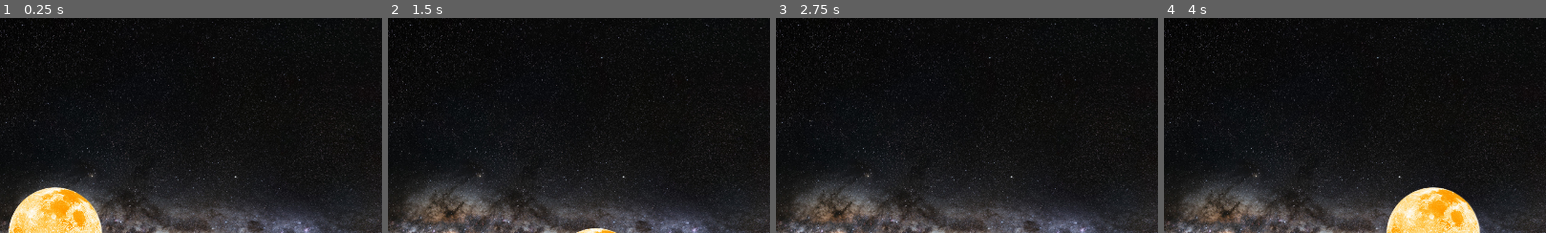
Above: before the commit, frames 1-4 (left to right).
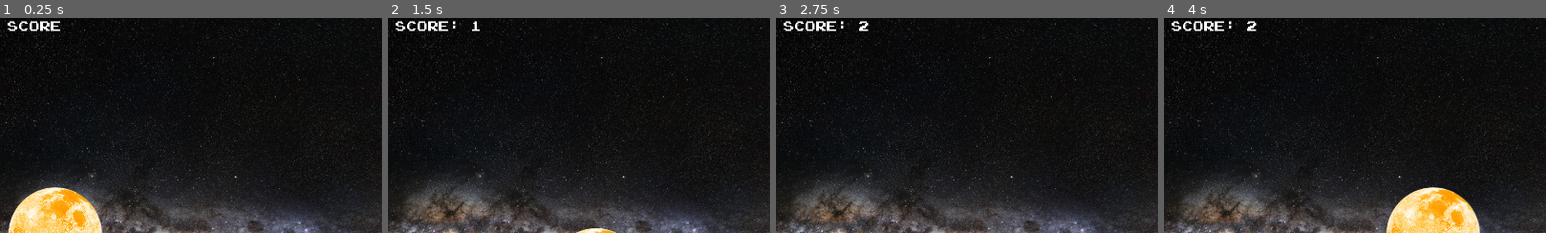
Above: after the commit, the same moments.

Repository: PushingPolygons/moonchomper-RosemaryKoshy
Game: Godot game, scene res://level/level.tscn
The game is run twice, just before and just after one commit, with the same random seed, the same clock (stepped at 60 frames per second) and the same inputs.
Inputs (mouse positions are % of the whole screen's width and height, from its top left):
- Up to frame 1 (0.25 s): no input
- Up to frame 2 (1.5 s): move the mouse to (99, 50) at 0.52 s; press the mouse at (99, 50) at 0.53 s; hold Right (ui_right) 0.53-1.28 s; right-click (99, 50) at 0.8 s; move the mouse to (5, 50) at 1.27 s; release the mouse at (5, 50) at 1.28 s; hold Down (ui_down) from 1.28 s (still down); right-click (5, 50) at 1.35 s
- Up to frame 3 (2.75 s): click (5, 50) at 1.55 s; move the mouse to (60, 28) at 2.02 s; release Down (ui_down) at 2.03 s; press the mouse at (60, 28) at 2.03 s; hold Right (ui_right) from 2.03 s (still down); right-click (60, 28) at 2.3 s
- Up to frame 4 (4 s): move the mouse to (45, 70) at 2.77 s; release Right (ui_right) at 2.78 s; release the mouse at (45, 70) at 2.78 s; hold Up (ui_up) 2.78-3.53 s; right-click (45, 70) at 2.85 s; click (45, 70) at 3.05 s; move the mouse to (80, 65) at 3.52 s; press the mouse at (80, 65) at 3.53 s; hold Left (ui_left) from 3.53 s (still down); right-click (80, 65) at 3.8 s
The pictures show only the part of the screen within x 43-93%, y 0-50%; the shares and areas given below are measured in that part.

The runs differ from the first frame. In frame 1, 0.4% of the frame differs, in the area x 2-16%, y 1-7%; in frame 2, 0.5%; in frame 3, 0.5%, in the area x 2-25%, y 1-7%; in frame 4, 0.5%.

Commit message:
add joystix monospace TrueType Font

Diff:
--- a/code/chomper/assets/chomper.gd
+++ b/code/chomper/assets/chomper.gd
@@ -29,17 +29,18 @@
 	self._moon = moon
 
 # Called every frame. delta_t is the time since the previous frame
-func _process(delta_t: float) -> void:
+func _process(delta_t: float):
 	# self.position += Vector2(48, 27) * delta_t
 	self.look_at(_moon.position)
 	self.translate(speed * delta_t * self.position.direction_to(_moon.position))
 
-func _on_Area2D_input_event(_viewport: Node, event: InputEvent, _shape_idx: int) -> void:
+func _on_Area2D_input_event(_viewport: Node, event: InputEvent, _shape_idx: int):
 	# TODO: health packs
 	if event.is_action_pressed("left_click"):
 		self.health -= 1
 		update_texture()
 		if self.health <= 0:
+			get_tree().get_root().get_node("Level/Menu").update_score(1)
 			self.queue_free() # Destroy chomper.
 			get_parent().destroy_chomper(1)
 			if get_parent().chomper_count < 1:
@@ -48,7 +49,7 @@
 		self.speed /= 2.0
 		update_texture()
 
-func update_texture() -> void:
+func update_texture():
 	var relative_speed: float = round(speed / defaultspeed) - 1
 	if relative_speed < 0:
 		relative_speed = 0
--- /dev/null
+++ b/code/menu/assets/joystix.tres
@@ -0,0 +1,7 @@
+[gd_resource type="DynamicFont" load_steps=2 format=2]
+
+[ext_resource path="res://menu/assets/joystix.monospace.ttf" type="DynamicFontData" id=1]
+
+[resource]
+size = 32
+font_data = ExtResource( 1 )
--- a/code/menu/assets/menu.gd
+++ b/code/menu/assets/menu.gd
@@ -1,11 +1,15 @@
 extends Control
 class_name Menu
 
+var level: Node = null
 var score: int = 0
 
 # Called when the menu enters the scene
 func _ready():
-	self.hide()
+	$Panel.hide()
+
+func initialize(level_node: Node):
+	self.level = level_node
 
 func _on_Resume_button_down():
 	toggle_pause()
@@ -23,10 +27,10 @@
 func toggle_pause():
 	get_tree().paused = !get_tree().paused
 	if get_tree().paused:
-		self.show()
+		$Panel.show()
 	else:
-		self.hide()
+		$Panel.hide()
 
 func update_score(delta_s):
 	score += delta_s
-	$Score.text = str(score)
+	$Score.text = "score: " + str(score)
--- a/code/menu/menu.tscn
+++ b/code/menu/menu.tscn
@@ -1,25 +1,28 @@
-[gd_scene load_steps=5 format=2]
+[gd_scene load_steps=6 format=2]
 
 [ext_resource path="res://menu/assets/menu.gd" type="Script" id=1]
 [ext_resource path="res://menu/assets/resume.png" type="Texture" id=2]
 [ext_resource path="res://menu/assets/quit.png" type="Texture" id=3]
 [ext_resource path="res://menu/assets/replay.png" type="Texture" id=4]
+[ext_resource path="res://menu/assets/joystix.tres" type="DynamicFont" id=5]
 
 [node name="Menu" type="Control"]
 anchor_right = 1.0
 anchor_bottom = 1.0
+mouse_filter = 2
 script = ExtResource( 1 )
 __meta__ = {
 "_edit_use_anchors_": false
 }
 
-[node name="Highscore" type="Label" parent="."]
+[node name="Score" type="Label" parent="."]
 anchor_left = 0.5
 anchor_right = 0.5
-margin_left = -57.0
-margin_right = 57.0
-margin_bottom = 14.0
-text = "Highscore"
+margin_left = -121.5
+margin_right = 121.5
+margin_bottom = 39.0
+custom_fonts/font = ExtResource( 5 )
+text = "score"
 __meta__ = {
 "_edit_use_anchors_": false
 }
--- a/code/moon/assets/moon.gd
+++ b/code/moon/assets/moon.gd
@@ -17,7 +17,7 @@
 var y_max: float = 0.0
 
 # When Moon enters scene
-func _ready() -> void:
+func _ready():
 	var viewport_size: Vector2 = get_viewport().get_visible_rect().size
 	self.set_position(viewport_size / 2)
 	x_max = viewport_size.x
@@ -29,7 +29,7 @@
 
 # Called every frame
 # delta_t is the time since the previous frame
-func _process(delta_t: float) -> void:
+func _process(delta_t: float):
 	if Input.is_action_pressed("ui_up") and self.get_position().y > 0:
 		self.translate(Vector2.UP * speed * delta_t)
 	if Input.is_action_pressed("ui_down") and self.get_position().y < y_max:
@@ -40,7 +40,7 @@
 		self.translate(Vector2.RIGHT * speed * delta_t)
 
 # Moon collision
-func _on_Area2D_area_entered(area: Area2D) -> void:
+func _on_Area2D_area_entered(area: Area2D):
 	# attack
 	update_health(-1)
 	# die
@@ -51,7 +51,7 @@
 	if get_parent().chomper_count < 1 and health > 0:
 		get_parent().next_level()
 
-func update_health(delta_h: int) -> void:
+func update_health(delta_h: int):
 	health += delta_h
 	if health <= 0:
 		$Area2D/Sprite.texture = moon_textures[0]
Binary file added: code/menu/assets/joystix.monospace.ttf
